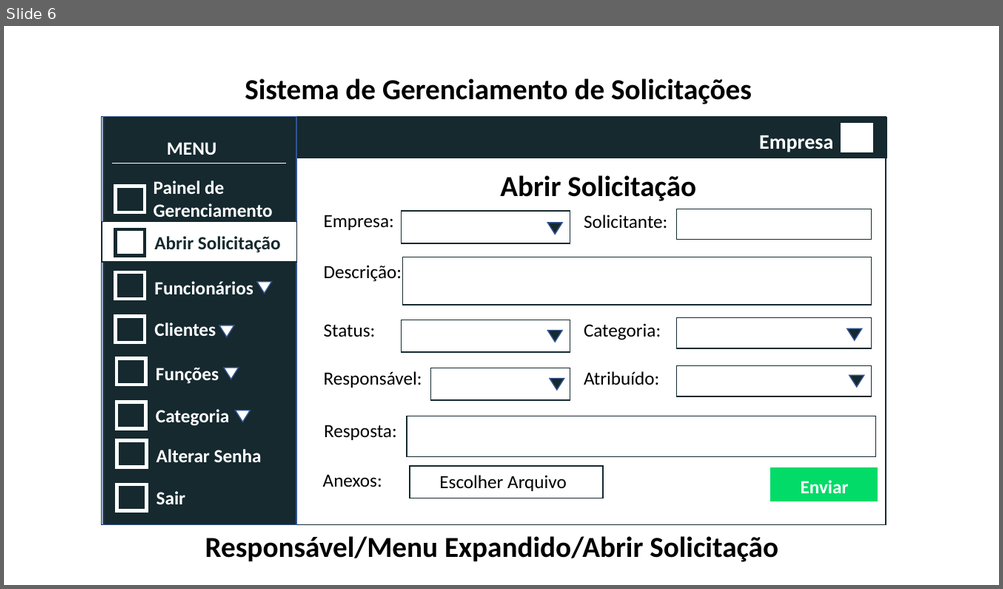
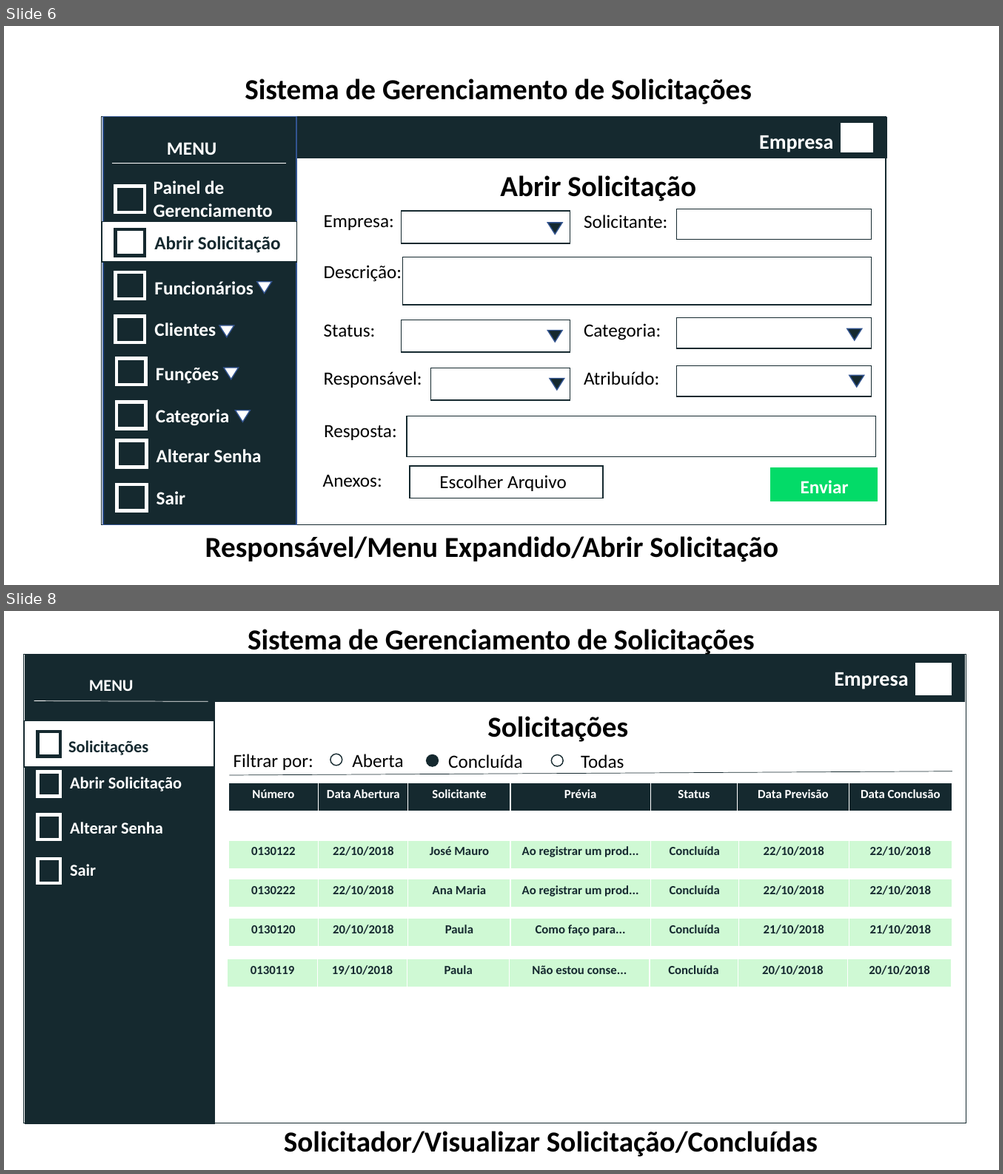
Before and after one commit to andressadipaula/Projeto_SGS, a slide deck: Protótipo/Protótipos.pptx. Shown one above the other, each under a label of ours: slide 6 before the commit, slides 6 and 8 after it; the slides between them are not shown. The pictures are 1003x589 and 1003x1174 pixels, drawn with LibreOffice and Linux fonts; fonts in the diff are those of the drawing. Boxes give left, top, right and bottom in pixels: in the first picture for what was removed or moved away, otherwise in the second. Text is boxed around its words. In the diff, an @@ line names an element or a change of style, - is before the commit and + after.

Commit message:
Tela de solicitações concluidas

```diff
--- a/Protótipo/Protótipos.pptx
+++ b/Protótipo/Protótipos.pptx
@@ slide 8 added at box(4, 611, 999, 1170), background #FFFFFF @@
@@ text added at box(247, 629, 754, 658), 28 pt, text #000000, bold @@
+Sistema de Gerenciamento de Solicitações
@@ rectangle added at box(24, 654, 967, 1123), outline #15292F 1 pt @@
@@ rectangle added at box(25, 655, 214, 1124), fill #15292F, outline #15292F 1 pt @@
@@ rectangle added at box(38, 655, 965, 701), fill #15292F, outline #15292F 1 pt @@
@@ text added at box(834, 672, 908, 689), 20 pt, text #FFFFFF, bold @@
+Empresa
@@ rectangle added at box(916, 664, 949, 694), fill #FFFFFF, outline #FFFFFF 3.25 pt @@
@@ text added at box(89, 680, 134, 691), 16 pt, text #FFFFFF, bold @@
+MENU
@@ rectangle added at box(25, 721, 214, 767), fill #FFFFFF, outline #15292F 1 pt @@
@@ line added from (34, 701) to (208, 701), #FFFFFF 0.5 pt @@
@@ text added at box(487, 716, 628, 742), 28 pt, text #000000, bold @@
+Solicitações
@@ rectangle added at box(37, 732, 60, 757), outline #15292F 3.25 pt @@
@@ text added at box(68, 741, 148, 755), 16 pt, text #15292F, bold @@
+Solicitações
@@ text added at box(233, 754, 313, 770), 18 pt, text #000000 @@
+Filtrar por:
@@ ellipse added at box(330, 755, 342, 766), fill #FFFFFF, outline #15292F 1 pt @@
@@ text added at box(352, 754, 403, 767), 18 pt, text #000000 @@
+Aberta
@@ ellipse added at box(427, 755, 438, 767), fill #15292F, outline #15292F 1 pt @@
@@ text added at box(448, 755, 523, 768), 18 pt, text #000000 @@
+Concluída
@@ ellipse added at box(551, 755, 563, 767), fill #FFFFFF, outline #15292F 1 pt @@
@@ text added at box(580, 755, 623, 769), 18 pt, text #000000 @@
+Todas
@@ rectangle added at box(37, 772, 60, 797), outline #FFFFFF 3.25 pt @@
@@ text added at box(70, 777, 182, 792), 16 pt, text #FFFFFF, bold @@
+Abrir Solicitação
@@ table added at box(228, 783, 953, 812), 1 rows, 7 columns @@
+Número | Data Abertura | Solicitante | Prévia | Status | Data Previsão | Data Conclusão
@@ line added from (229, 775) to (952, 772), #15292F 0.5 pt @@
@@ rectangle added at box(37, 815, 60, 840), outline #FFFFFF 3.25 pt @@
@@ text added at box(70, 822, 163, 834), 16 pt, text #FFFFFF, bold @@
+Alterar Senha
@@ table added at box(228, 841, 953, 870), 1 rows, 7 columns @@
+0130122 | 22/10/2018 | José Mauro | Ao registrar um prod... | Concluída | 22/10/2018 | 22/10/2018
@@ rectangle added at box(37, 859, 60, 883), outline #FFFFFF 3.25 pt @@
@@ text added at box(70, 864, 96, 876), 16 pt, text #FFFFFF, bold @@
+Sair
@@ table added at box(228, 880, 953, 908), 1 rows, 7 columns @@
+0130222 | 22/10/2018 | Ana Maria | Ao registrar um prod... | Concluída | 22/10/2018 | 22/10/2018
@@ table added at box(228, 918, 953, 948), 1 rows, 7 columns @@
+0130120 | 20/10/2018 | Paula | Como faço para... | Concluída | 21/10/2018 | 21/10/2018
@@ table added at box(227, 959, 951, 988), 1 rows, 7 columns @@
+0130119 | 19/10/2018 | Paula | Não estou conse... | Concluída | 20/10/2018 | 20/10/2018
@@ text added at box(284, 1131, 817, 1157), 28 pt, text #000000, bold @@
+Solicitador/Visualizar Solicitação/Concluídas
```
Also in this commit, not shown: 1 slide changed, 1 other file.
